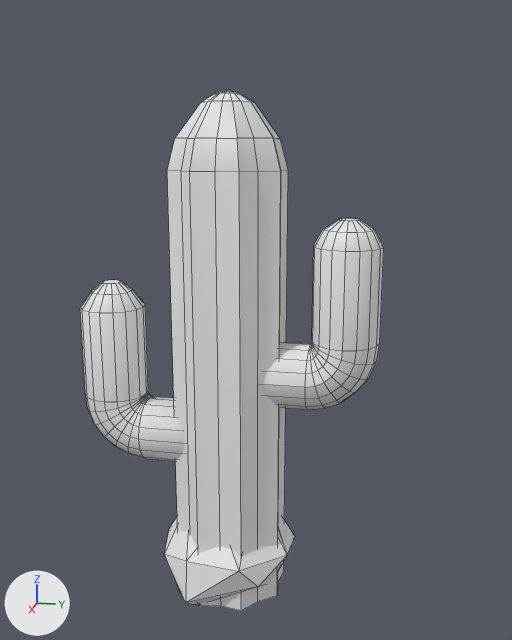
An edit to the Blender file Assets/Meshes/rock.blend, drawn before and after from the same camera.
Rendered twice from a 50 mm lens placed at (13.28, 3.18, 8.1), pointed at (-0.05, 0.52, 4.77). Arrows for +X, +Y and +Z are at lower left; the lights stay in place. Mesh edges are drawn as thin lines.
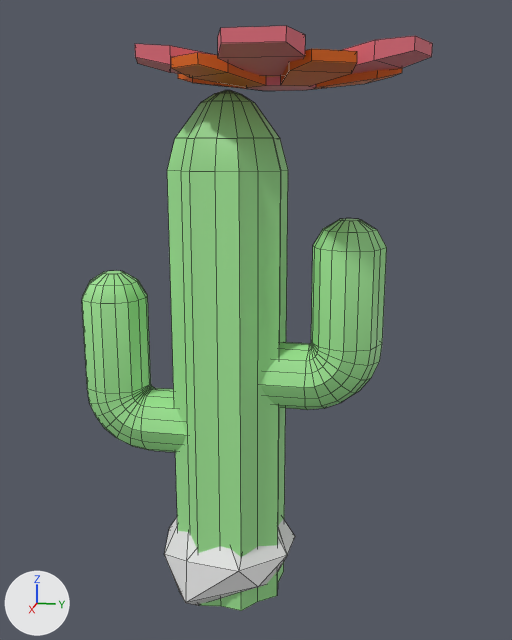
What differs and where, as boxes [x1, y1, x2, y2] in the pictures (512 x 640 px):
'Cactus', recoloured (grey to green)
    both: [167, 90, 288, 611]
'Cylinder', recoloured, reshaped (white to green)
    before: [263, 218, 384, 410]
    after: [260, 218, 387, 410]
'Cylinder.001', recoloured, moved, modifiers changed (grey to green)
    before: [80, 280, 185, 461]
    after: [82, 270, 186, 452]
'FlowerOrange', added
    after: [135, 26, 433, 77]
    faces in mat_flowerred (red #e76e7d): [135, 26, 433, 76]
'FlowerOrange.001', added
    after: [171, 49, 402, 91]
    faces in mat_flowerorange (orange #e76800): [171, 49, 402, 90]
    faces in mat_flowerred (red #e76e7d): [247, 76, 316, 91]

What changed in the scene script:
```text
Add mat_cactus:
    mat_cactus = principled_material('Cactus')
    mat_cactus.base_color = (0.349, 0.8, 0.297)  # green #9fe794
Add mat_flowerorange:
    mat_flowerorange = principled_material('FlowerOrange')
    mat_flowerorange.base_color = (0.8, 0.137, 0.0)  # orange #e76700
Add mat_flowerred:
    mat_flowerred = principled_material('FlowerRed')
    mat_flowerred.base_color = (0.8, 0.156, 0.204)  # red #e76e7d
Add mat_floweryellow:
    mat_floweryellow = principled_material('FlowerYellow')
    mat_floweryellow.base_color = (0.8, 0.567, 0.0)  # yellow #e7c600
Change me_cylinder:
    where me_cylinder.from_pydata(...)  # 96 vertices, 82 faces; spans x -1.06..1.06, y -1.06..1.06, z -1.0..9.08
    add me_cylinder.materials.append(mat_cactus)  # green #9fe794
Change me_cylinder_001:
    used by ob_cylinder; parent = ob_cactus; location = (0.0, 0.0347, 3.691); rotation_euler = (1.571, 0.0, 0.0), in degrees (90, 0, 0); scale = (0.651, 0.651, 0.651)
    remove me_cylinder_001.from_pydata(...)  # 176 vertices, 162 faces; spans x -1.0..1.0, y -1.0..4.75, z -4.46..-0.19
    add me_cylinder_001.from_pydata(...)  # 176 vertices, 162 faces; spans x -1.05..1.05, y -1.0..4.75, z -4.53..-0.05
    me_cylinder_001 part 1: 87 of the vertices in x -1.0..1.0, y -1.0..4.75, z -4.46..-0.19 are scaled about their middle by (1.05, 1, 1.05), then moved by (0.0, 0.0, 0.03)
    add me_cylinder_001.materials.append(mat_cactus)  # green #9fe794
Change me_cylinder_002:
    where me_cylinder_002.from_pydata(...)  # 176 vertices, 162 faces; spans x -1.0..1.0, y -1.0..4.75, z -4.46..-0.19
    add me_cylinder_002.materials.append(mat_cactus)  # green #9fe794
Add me_cylinder_006:
    me_cylinder_006.from_pydata(...)  # 60 vertices, 52 faces; spans x -2.36..2.57, y -2.6..2.6, z -1.0..2.59
    # faces by material slot: [7, 45]
    me_cylinder_006.materials.append(mat_flowerred)  # red #e76e7d
    me_cylinder_006.materials.append(mat_flowerorange)  # orange #e76700
Add me_cylinder_005:
    me_cylinder_005.from_pydata(...)  # 60 vertices, 52 faces; spans x -2.36..2.57, y -2.6..2.6, z -1.0..2.59
    # faces by material slot: [45, 7]
    me_cylinder_005.materials.append(mat_flowerred)  # red #e76e7d
    me_cylinder_005.materials.append(mat_floweryellow)  # yellow #e7c600
Change ob_cylinder_001:
    ob_cylinder_001.location: (0.0, -0.195, 2.349) -> (0.0, -0.138, 2.545)
    add _m = ob_cylinder_001.modifiers.new('EdgeSplit', 'EDGE_SPLIT')
    add _m.split_angle = 0.611
Add ob_flowerorange_001:
    ob_flowerorange_001 = bpy.data.objects.new('FlowerOrange.001', me_cylinder_006)
    ob_flowerorange_001.location = (0.0, 1.0, 9.22)
    ob_flowerorange_001.rotation_euler = (0.0, 0.0, -0.698)  # degrees (0, 0, -40)
    ob_flowerorange_001.scale = (0.81, 0.81, 0.114)
Add ob_flowerorange:
    ob_flowerorange = bpy.data.objects.new('FlowerOrange', me_cylinder_005)
    ob_flowerorange.location = (0.0, 1.0, 9.4)
    ob_flowerorange.scale = (1.0, 1.0, 0.141)
```
